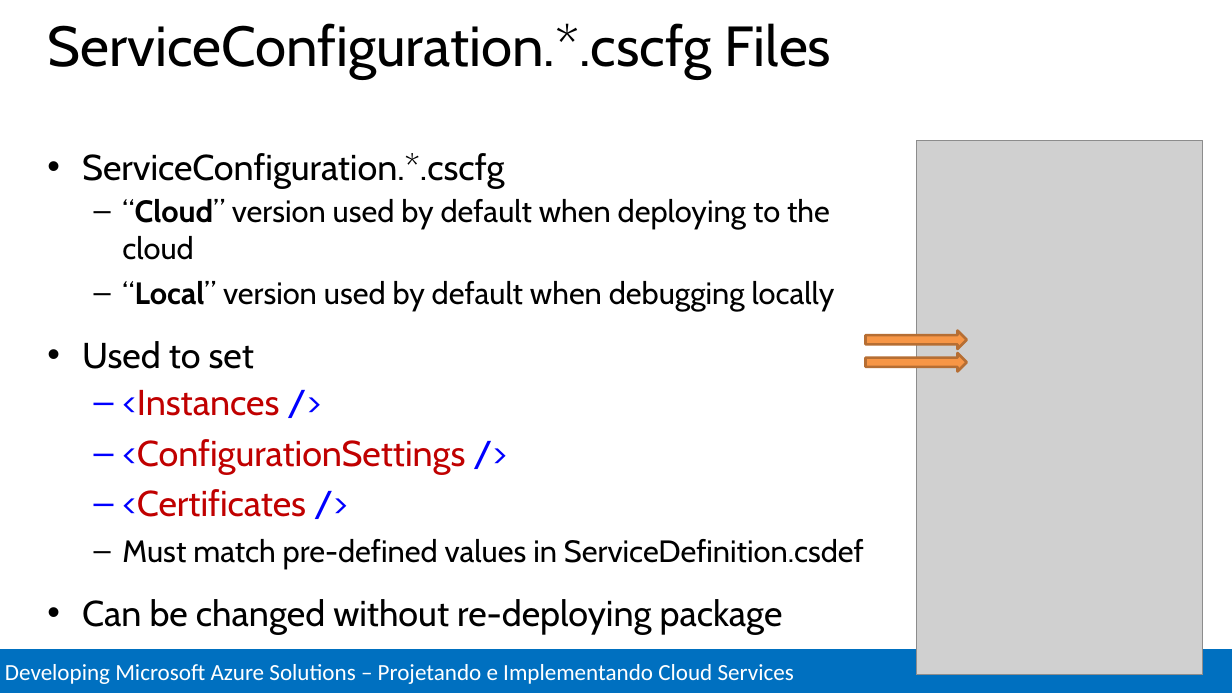
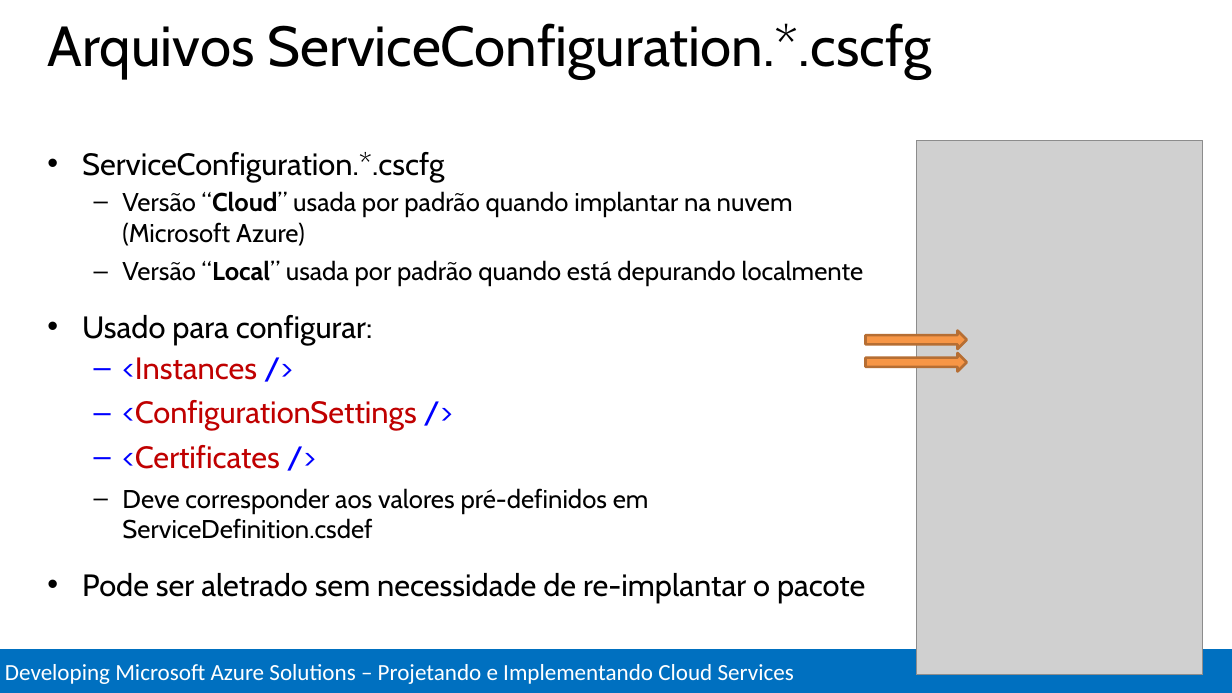
Before and after one commit to Evilazaro/MCSDAzureTraining, a slide deck: slide 26 of Design and Implement Cloud Services/Design and Implement Cloud Services.pptx. Drawn at 1232x693 pixels with LibreOffice and Linux fonts; fonts in the diff are those of the drawing; grey boxes stand for pictures. Boxes give left, top, right and bottom in pixels: in the first picture for what was removed or moved away, otherwise in the second. Text is boxed around its words. In the diff, an @@ line names an element or a change of style, - is before the commit and + after.

Commit message:
Tradução Parcial Desenvolvendo para Cloud Services parte 2

```diff
--- a/Design and Implement Cloud Services/Design and Implement Cloud Services.pptx
+++ b/Design and Implement Cloud Services/Design and Implement Cloud Services.pptx
@@ title at bbox=[48, 23, 932, 79]: text changed @@
-ServiceConfiguration.*.cscfg Files
+Arquivos ServiceConfiguration.*.cscfg
@@ text at bbox=[82, 152, 444, 469]: size 28 to 24 pt in "ServiceConfiguration.*.cscfg", "<Instances />", "<ConfigurationSettings />", "<Certificates />" @@
@@ text at bbox=[82, 191, 864, 345]: text changed; size 24 to 20 pt @@
-  – “Cloud” version used by default when deploying to the cloud
-  – “Local” version used by default when debugging locally
-• Used to set
+  – Versão “Cloud” usada por padrão quando implantar na nuvem (Microsoft Azure)
+  – Versão “Local” usada por padrão quando está depurando localmente
+• Usado para configurar:
@@ text at bbox=[82, 488, 865, 603]: text changed; size 24 to 20 pt @@
-  – Must match pre-defined values in ServiceDefinition.csdef
-• Can be changed without re-deploying package
+  – Deve corresponder aos valores pré-definidos em ServiceDefinition.csdef
+• Pode ser aletrado sem necessidade de re-implantar o pacote
```
Also in this commit, not shown: 4 other slides changed.
